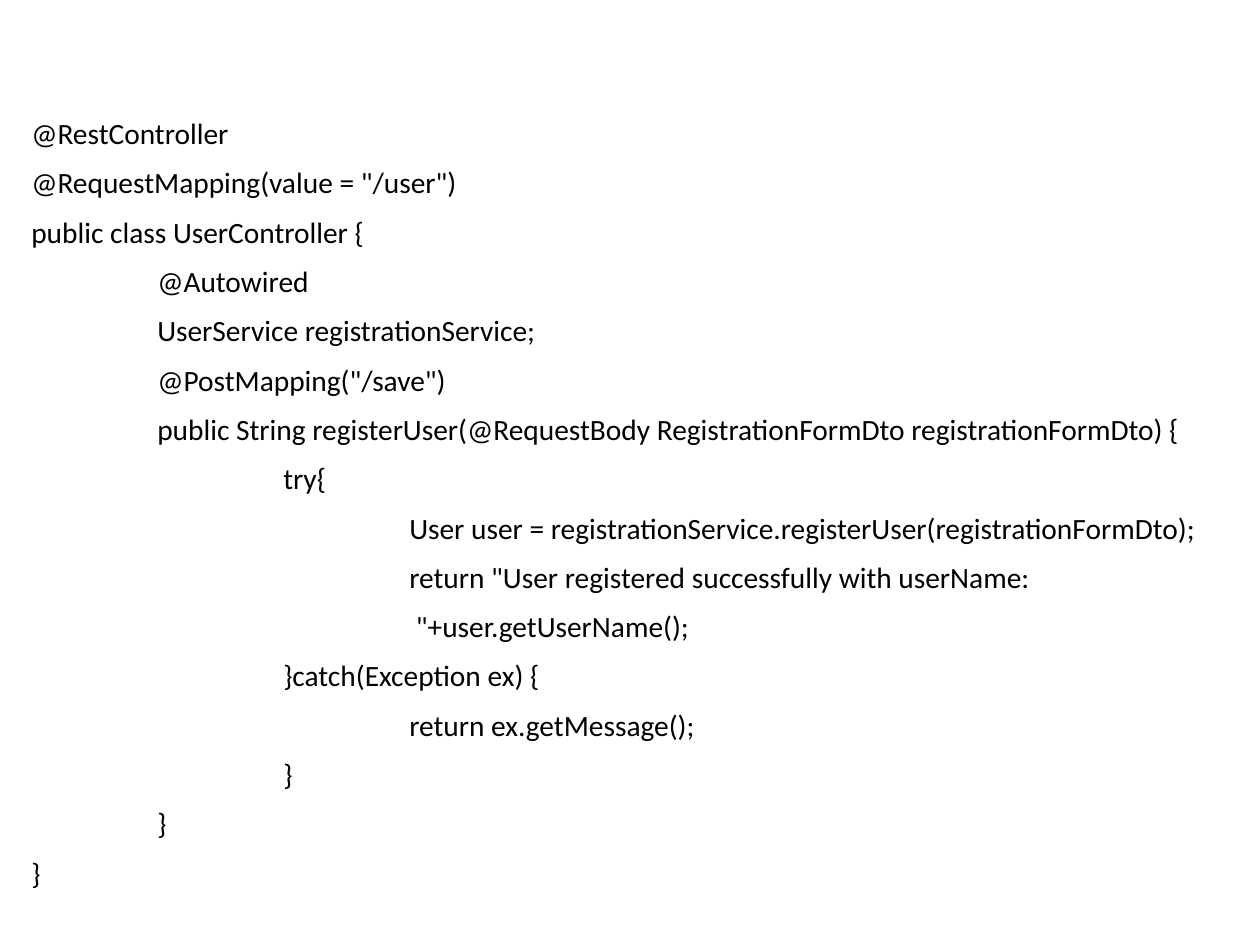
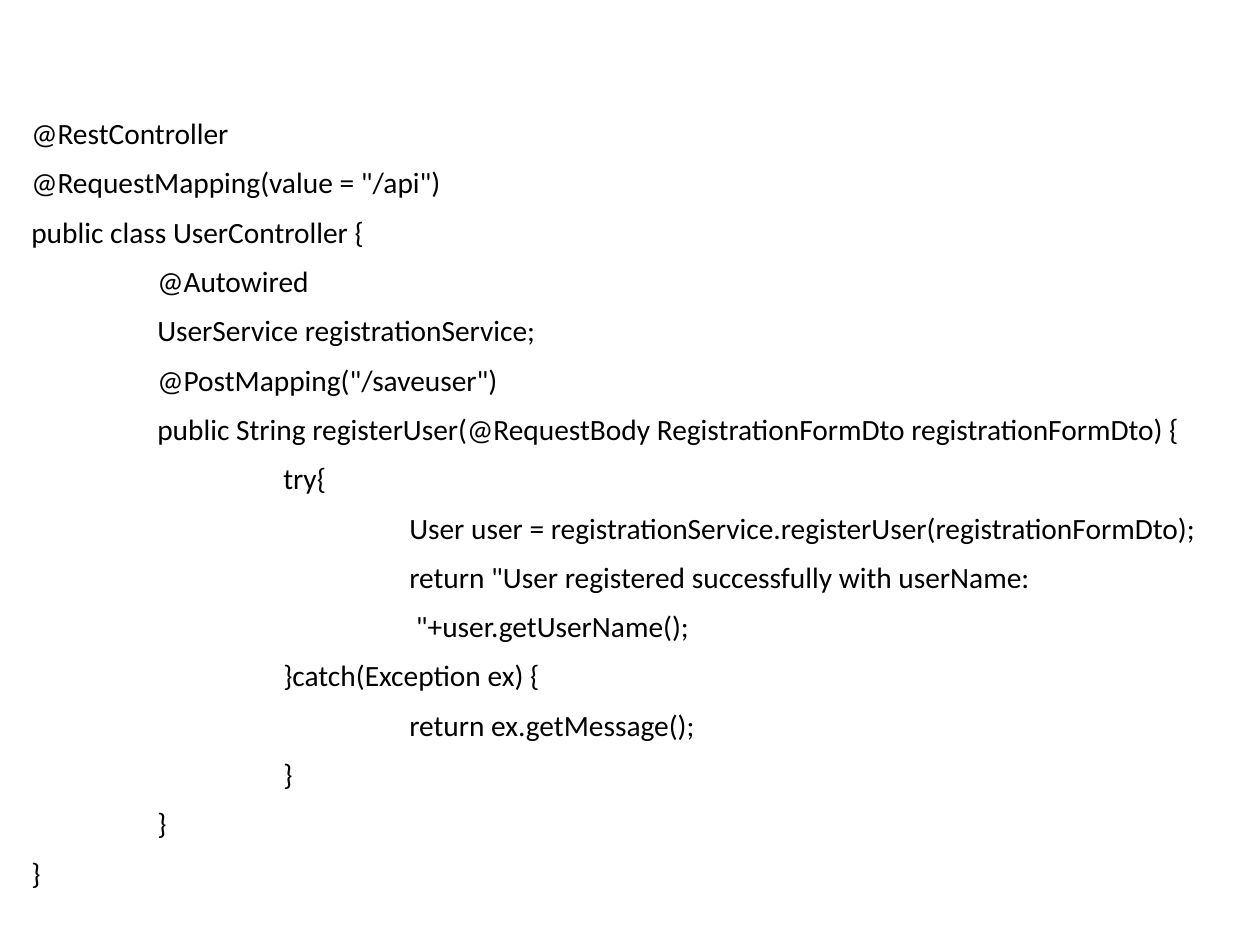
Before and after one commit to vishalrangras/spring-boot-sample, a slide deck: slide 73 of Developing with Spring Boot.pptx (slide 63 before the commit). Drawn at 1260x945 pixels with LibreOffice and Linux fonts; fonts in the diff are those of the drawing; background and template pictures are left out. Boxes give left, top, right and bottom in pixels: in the first picture for what was removed or moved away, otherwise in the second. Text is boxed around its words. In the diff, an @@ line names an element or a change of style, - is before the commit and + after.

```diff
--- a/Developing with Spring Boot.pptx
+++ b/Developing with Spring Boot.pptx
@@ text at (x1=31, y1=171, x2=441, y2=198): text changed @@
-@RequestMapping(value = "/user")
+@RequestMapping(value = "/api")
@@ text at (x1=157, y1=369, x2=497, y2=396): text changed @@
-@PostMapping("/save")
+@PostMapping("/saveuser")
```
Also in this commit, not shown: 21 other slides changed, 19 slides added.
